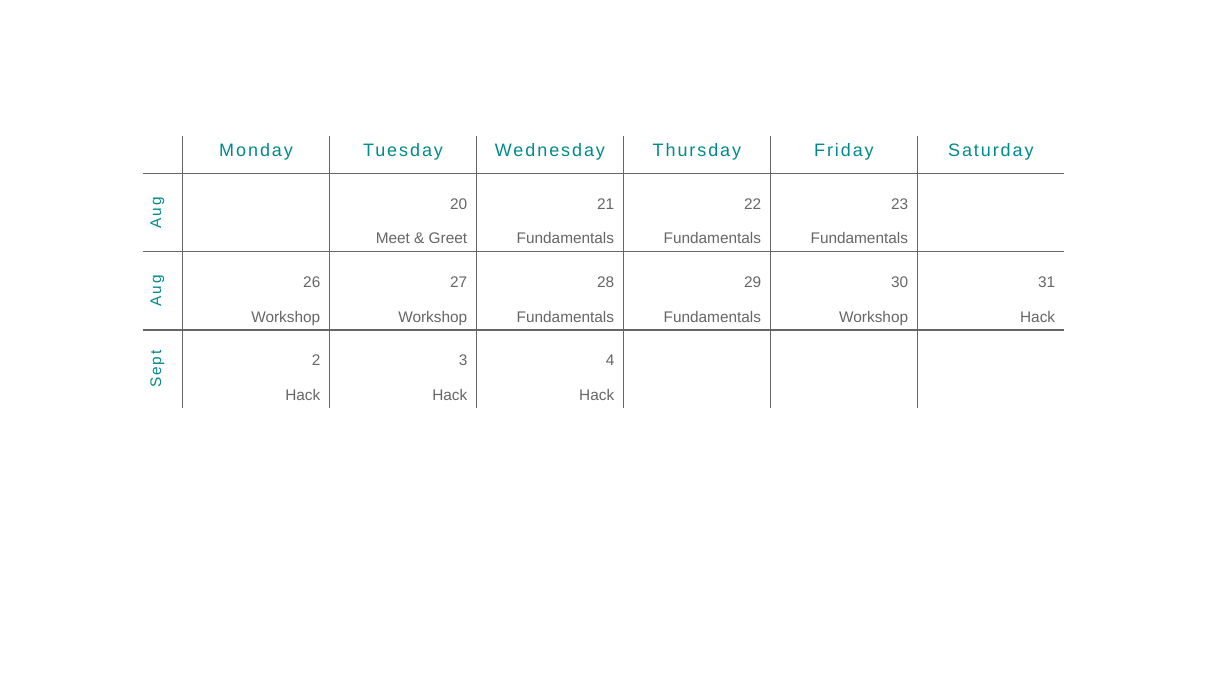
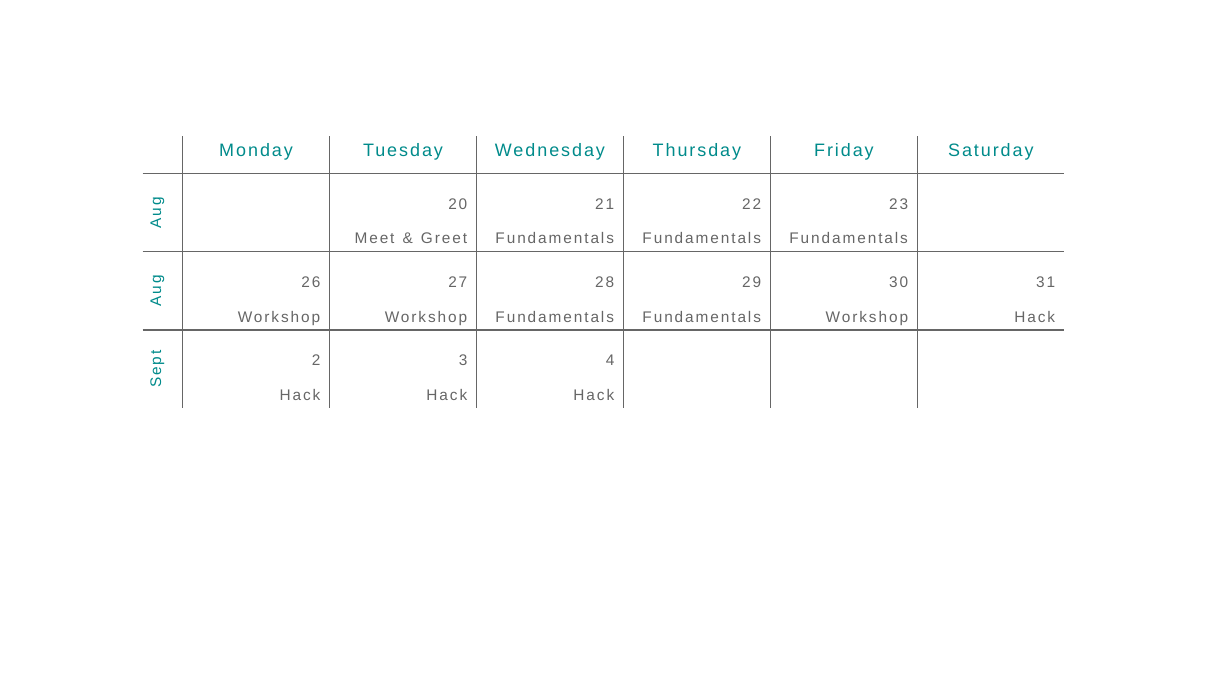
Before and after one commit to DaphniL/Summerschool_2019_website, a slide deck: slide 1 of WebseiteSS2019/images/Schedule.pptx. Drawn at 1232x693 pixels with LibreOffice and Linux fonts; fonts in the diff are those of the drawing. Boxes give left, top, right and bottom in pixels: in the first picture for what was removed or moved away, otherwise in the second. Text is boxed around its words. In the diff, an @@ line names an element or a change of style, - is before the commit and + after.

```diff
--- a/WebseiteSS2019/images/Schedule.pptx
+++ b/WebseiteSS2019/images/Schedule.pptx
@@ table at [142,136,1064,406] @@
@@ letter spacing 0 to 1.5 pt in "20", "Meet & Greet", "21", "Fundamentals" and 22 more places @@
```
Also in this commit, not shown: 3 other files.
